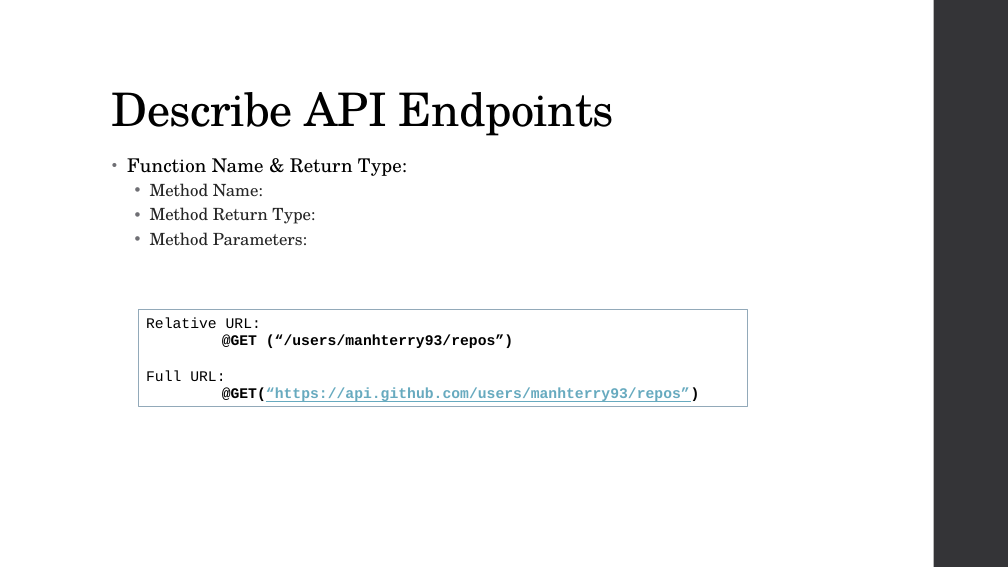
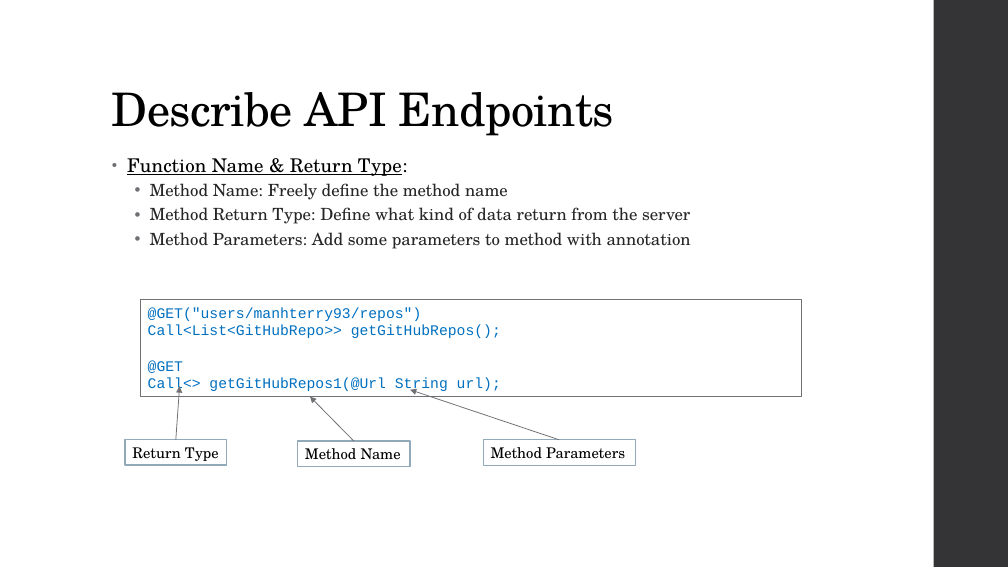
Before and after one commit to manhterry93/RetrofitExample, a slide deck: slide 7 of Docs/Slide.pptx. Drawn at 1008x567 pixels with LibreOffice and Linux fonts; fonts in the diff are those of the drawing. Boxes give left, top, right and bottom in pixels: in the first picture for what was removed or moved away, otherwise in the second. Text is boxed around its words. In the diff, an @@ line names an element or a change of style, - is before the commit and + after.

```diff
--- a/Docs/Slide.pptx
+++ b/Docs/Slide.pptx
@@ text at [127, 158, 408, 176]: underline on in "Function Name & Return Type:" @@
@@ text at [150, 183, 691, 249]: text changed @@
-  • Method Name:
-  • Method Return Type:
-  • Method Parameters:
+  • Method Name: Freely define the method name
+  • Method Return Type: Define what kind of data return from the server
+  • Method Parameters: Add some parameters to method with annotation
@@ rectangle "@GET("users/manhterry93/repos")": place and size @@
-rectangle "@GET("users/manhterry93/repos")" at [138, 310, 747, 407]
+rectangle "@GET("users/manhterry93/repos")" at [141, 300, 802, 397]
@@ rectangle "@GET("users/manhterry93/repos")" at [141, 300, 802, 397]: outline #92A9B9 1.1 pt to #6F6F74 1.1 pt @@
@@ text in rectangle at [148, 307, 501, 394]: text changed; text colour #000000 to #0070C0; bold off @@
-Relative URL:
-@GET (“/users/manhterry93/repos”)
-Full URL:
-@GET(“https://api.github.com/users/manhterry93/repos”)
+@GET("users/manhterry93/repos")
+Call<List<GitHubRepo>> getGitHubRepos();
+@GET
+Call<> getGitHubRepos1(@Url String url);
@@ arrow added from (176, 439) to (180, 386), #6F6F74 0.75 pt @@
@@ arrow added from (354, 441) to (310, 397), #6F6F74 0.75 pt @@
@@ arrow added from (560, 440) to (410, 390), #6F6F74 0.75 pt @@
@@ rectangle added at [125, 439, 227, 465], fill #FFFFFF, outline #92A9B9 1.1 pt, 14 pt, text #000000 @@
+Return Type
@@ rectangle added at [298, 441, 411, 467], fill #FFFFFF, outline #92A9B9 1.1 pt, 14 pt, text #000000 @@
+Method Name
@@ rectangle added at [483, 440, 635, 466], fill #FFFFFF, outline #92A9B9 1.1 pt, 14 pt, text #000000 @@
+Method Parameters
```
Also in this commit, not shown: 1 other slide changed, 6 slides added.
